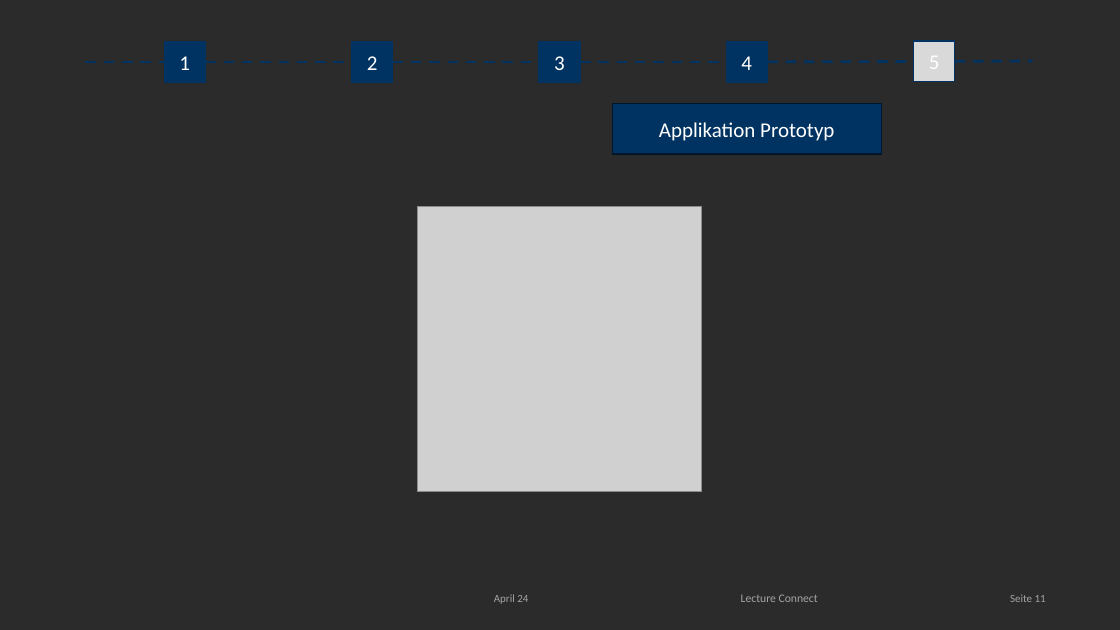
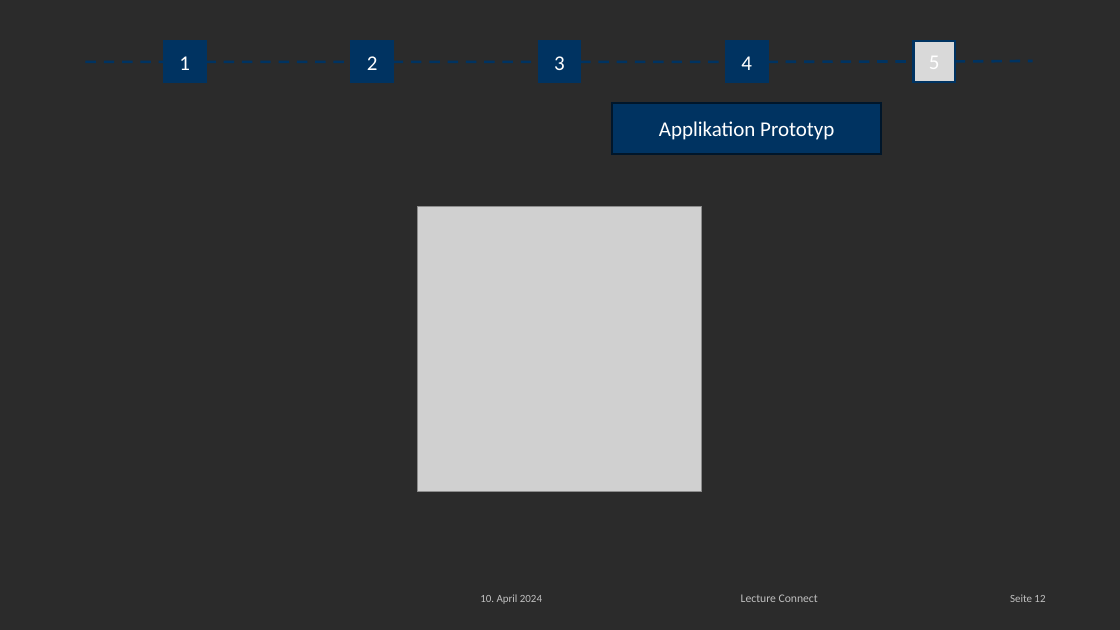
Before and after one commit to Darkuna/Lecture-Connect, a slide deck: slide 12 of Doku/Initiale Präsentation/pp-uniinnsbruck-vorlage-de-en-2023.pptx (slide 11 before the commit). Drawn at 1120x630 pixels with LibreOffice and Linux fonts; fonts in the diff are those of the drawing; grey boxes stand for pictures; background and template pictures are left out; a plain dark background stands for a picture behind light text. Boxes give left, top, right and bottom in pixels: in the first picture for what was removed or moved away, otherwise in the second. Text is boxed around its words. In the diff, an @@ line names an element or a change of style, - is before the commit and + after.

```diff
--- a/Doku/Initiale Präsentation/pp-uniinnsbruck-vorlage-de-en-2023.pptx
+++ b/Doku/Initiale Präsentation/pp-uniinnsbruck-vorlage-de-en-2023.pptx
@@ text at <box>480,594,542,604</box>: text changed; size 9.3 to 9.4 pt; text colour #A5A5A5 to #C0C0C0 @@
-April 24
+10. April 2024
@@ text "Lecture Connect" at <box>741,594,818,602</box>: text colour #A5A5A5 to #C0C0C0 @@
@@ page number at <box>1010,594,1045,602</box>: text changed; size 9.3 to 9.4 pt; text colour #A5A5A5 to #C0C0C0 @@
-Seite 11
+Seite 12
```
Also in this commit, not shown: 11 other slides changed, 1 slide added, 1 other file.
